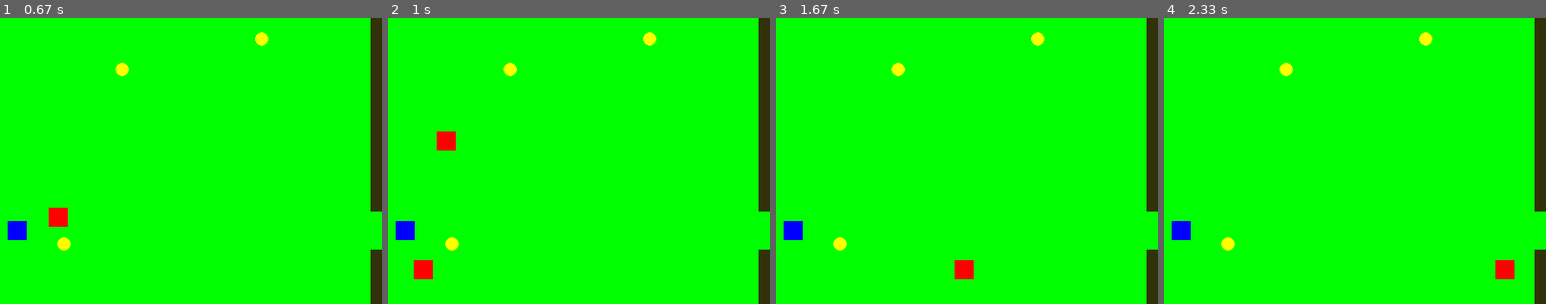
Above: before the commit, frames 1-4 (left to right).
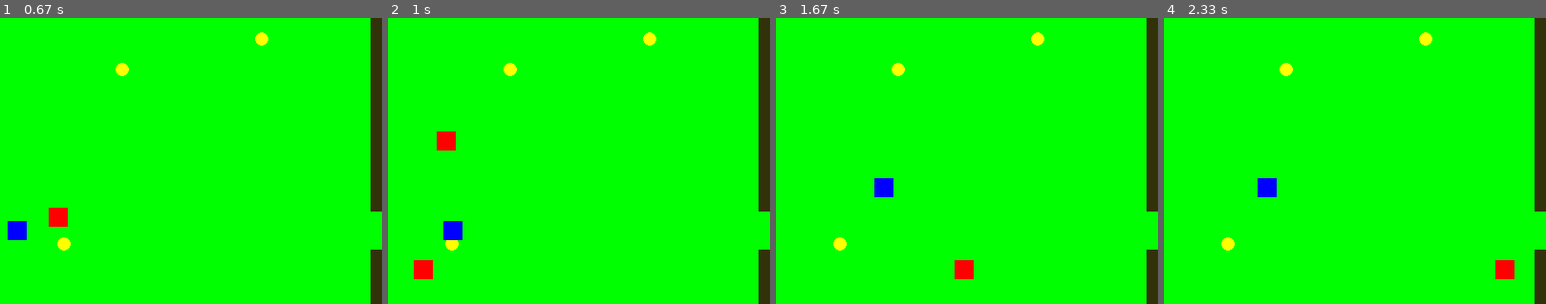
Above: after the commit, the same moments.

Repository: TrentChip38/MazeGame
Game: pygame game, started from pygameMaze7.py
The game is run twice, just before and just after one commit, with the same random seed, the same clock (stepped at 60 frames per second) and the same inputs.
Inputs:
- Up to frame 1 (0.67 s): tap Right at 0.33 s
- Up to frame 2 (1 s): hold D from 0.67 s (still down)
- Up to frame 3 (1.67 s): release D at 1.13 s; hold W 1.17-1.47 s; hold D from 1.5 s (still down)
- Up to frame 4 (2.33 s): release D at 1.97 s; hold A from 2 s (still down)
The pictures show only the part of the screen within x 49-99%, y 13-63%; the shares and areas given below are measured in that part.

Frame 1 is identical in both runs. In frame 2, 0.7% of the frame differs, in the area x 2-20%, y 71-78%; in frame 3, 0.7%; in frame 4, 0.7%.

Commit message:
WASD movement

Diff:
--- a/pygameMaze7.py
+++ b/pygameMaze7.py
@@ -248,12 +248,20 @@
     dx, dy = 0, 0
     if keys[pygame.K_LEFT]:
         dx -= player_speed
+    elif keys[pygame.K_a]:
+        dx -= player_speed
     if keys[pygame.K_RIGHT]:
+        dx += player_speed
+    elif keys[pygame.K_d]:
         dx += player_speed
     if keys[pygame.K_UP]:
         dy -= player_speed
+    elif keys[pygame.K_w]:
+        dy -= player_speed
     if keys[pygame.K_DOWN]:
-        dy += player_speed
+          dy += player_speed
+    elif keys[pygame.K_s]:
+            dy += player_speed
 
     # Move player with collision detection
     new_pos = [player_pos[0] + dx, player_pos[1] + dy]
